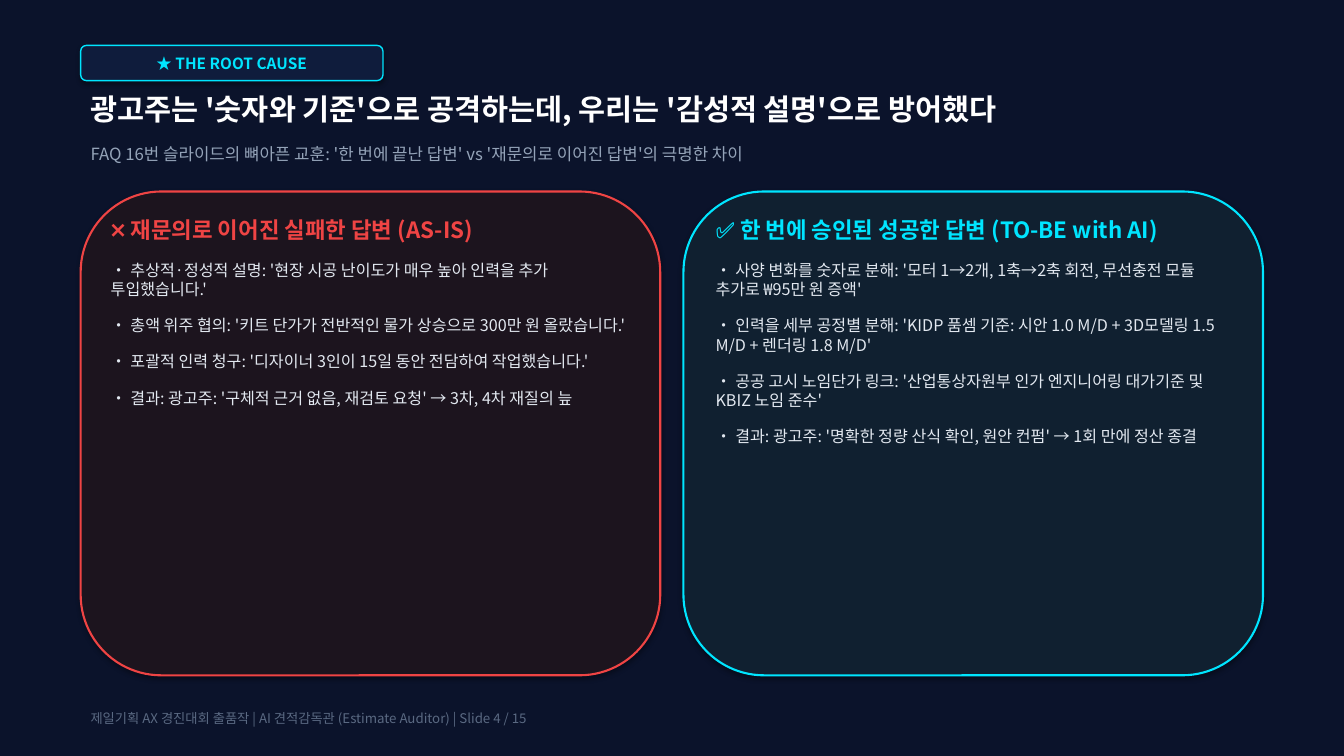
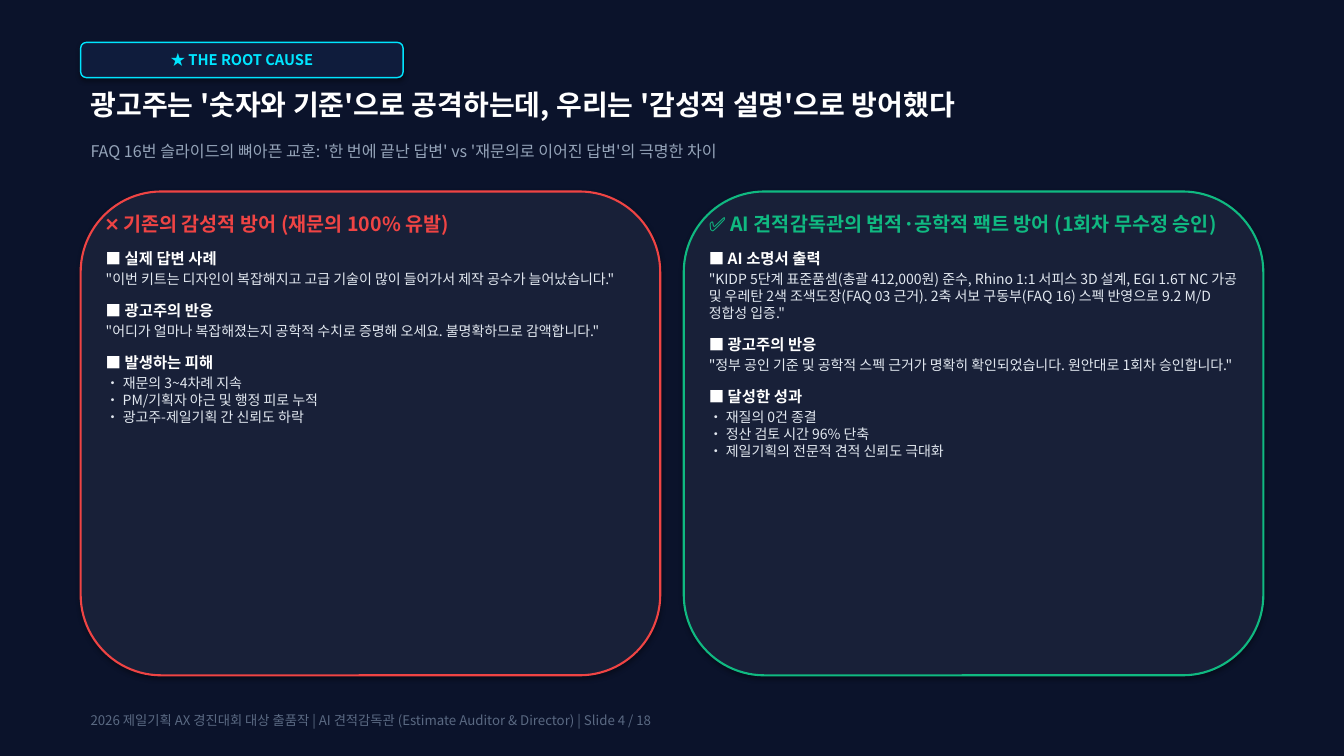
Before and after one commit to designer01jsw-commits/ax-estimate-director, a slide deck: slide 4 of 견적감리관_AX대회_최종발표자료_대상도전.pptx. Drawn at 1344x756 pixels with LibreOffice and Linux fonts; fonts in the diff are those of the drawing. Boxes give left, top, right and bottom in pixels: in the first picture for what was removed or moved away, otherwise in the second. Text is boxed around its words. In the diff, an @@ line names an element or a change of style, - is before the commit and + after.

```diff
--- a/견적감리관_AX대회_최종발표자료_대상도전.pptx
+++ b/견적감리관_AX대회_최종발표자료_대상도전.pptx
@@ rounded rectangle "★ THE ROOT CAUSE" resized from (x1=81, y1=45, x2=383, y2=81) to (x1=81, y1=42, x2=403, y2=78) @@
@@ rounded rectangle "★ THE ROOT CAUSE" at (x1=81, y1=42, x2=403, y2=78): size 11 to 10.5 pt @@
@@ text "광고주는 '숫자와 기준'으로 공격하는데, 우리는 ..." at (x1=91, y1=91, x2=955, y2=121): size 21 to 20 pt @@
@@ text "FAQ 16번 슬라이드의 뼈아픈 교훈: ..." at (x1=91, y1=143, x2=717, y2=160): size 12 to 11.5 pt @@
@@ rounded rectangle at (x1=81, y1=192, x2=660, y2=676): fill #1C141E to #182038 @@
@@ rounded rectangle at (x1=684, y1=192, x2=1263, y2=676): fill #102030 to #182038; outline #00E5FF 1.5 pt to #10B981 1.5 pt @@
@@ text at (x1=106, y1=214, x2=615, y2=423): text changed; size 11.5 to 10 pt @@
-❌ 재문의로 이어진 실패한 답변 (AS-IS)
-• 추상적·정성적 설명: '현장 시공 난이도가 매우 높아 인력을 추가 투입했습니다.'
-• 총액 위주 협의: '키트 단가가 전반적인 물가 상승으로 300만 원 올랐습니다.'
-• 포괄적 인력 청구: '디자이너 3인이 15일 동안 전담하여 작업했습니다.'
-• 결과: 광고주: '구체적 근거 없음, 재검토 요청' → 3차, 4차 재질의 늪
+❌ 기존의 감성적 방어 (재문의 100% 유발)
+■ 실제 답변 사례
+"이번 키트는 디자인이 복잡해지고 고급 기술이 많이 들어가서 제작 공수가 늘어났습니다."
+■ 광고주의 반응
+"어디가 얼마나 복잡해졌는지 공학적 수치로 증명해 오세요. 불명확하므로 감액합니다."
+■ 발생하는 피해
+• 재문의 3~4차례 지속
+• PM/기획자 야근 및 행정 피로 누적
+• 광고주-제일기획 간 신뢰도 하락
@@ text at (x1=709, y1=214, x2=1237, y2=457): text changed; size 11.5 to 10 pt @@
-✅ 한 번에 승인된 성공한 답변 (TO-BE with AI)
-• 사양 변화를 숫자로 분해: '모터 1→2개, 1축→2축 회전, 무선충전 모듈 추가로 ₩95만 원 증액'
-• 인력을 세부 공정별 분해: 'KIDP 품셈 기준: 시안 1.0 M/D + 3D모델링 1.5 M/D + 렌더링 1.8 M/D'
-• 공공 고시 노임단가 링크: '산업통상자원부 인가 엔지니어링 대가기준 및 KBIZ 노임 준수'
-• 결과: 광고주: '명확한 정량 산식 확인, 원안 컨펌' → 1회 만에 정산 종결
+✅ AI 견적감독관의 법적·공학적 팩트 방어 (1회차 무수정 승인)
+■ AI 소명서 출력
+"KIDP 5단계 표준품셈(총괄 412,000원) 준수, Rhino 1:1 서피스 3D 설계, EGI 1.6T NC 가공 및 우레탄 2색 조색도장(FAQ 03 근거). 2축 서보 구동부(FAQ 16) 스펙 반영으로 9.2 M/D 정합성 입증."
+■ 광고주의 반응
+"정부 공인 기준 및 공학적 스펙 근거가 명확히 확인되었습니다. 원안대로 1회차 승인합니다."
+■ 달성한 성과
+• 재질의 0건 종결
+• 정산 검토 시간 96% 단축
+• 제일기획의 전문적 견적 신뢰도 극대화
@@ text at (x1=91, y1=714, x2=651, y2=727): text changed @@
-제일기획 AX 경진대회 출품작 | AI 견적감독관 (Estimate Auditor) | Slide 4 / 15
+2026 제일기획 AX 경진대회 대상 출품작 | AI 견적감독관 (Estimate Auditor & Director) | Slide 4 / 18
```
Also in this commit, not shown: 11 other slides changed, 6 slides added, 3 slides removed, 3 other files.
